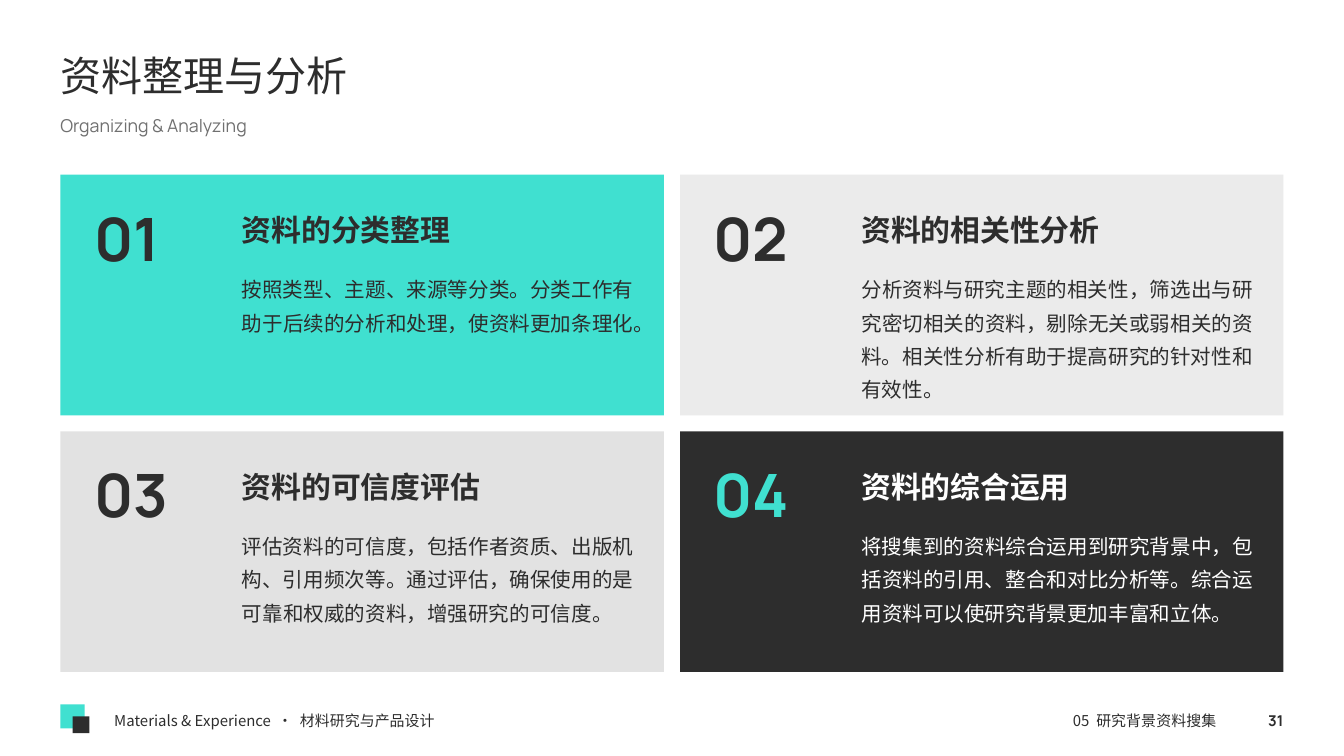
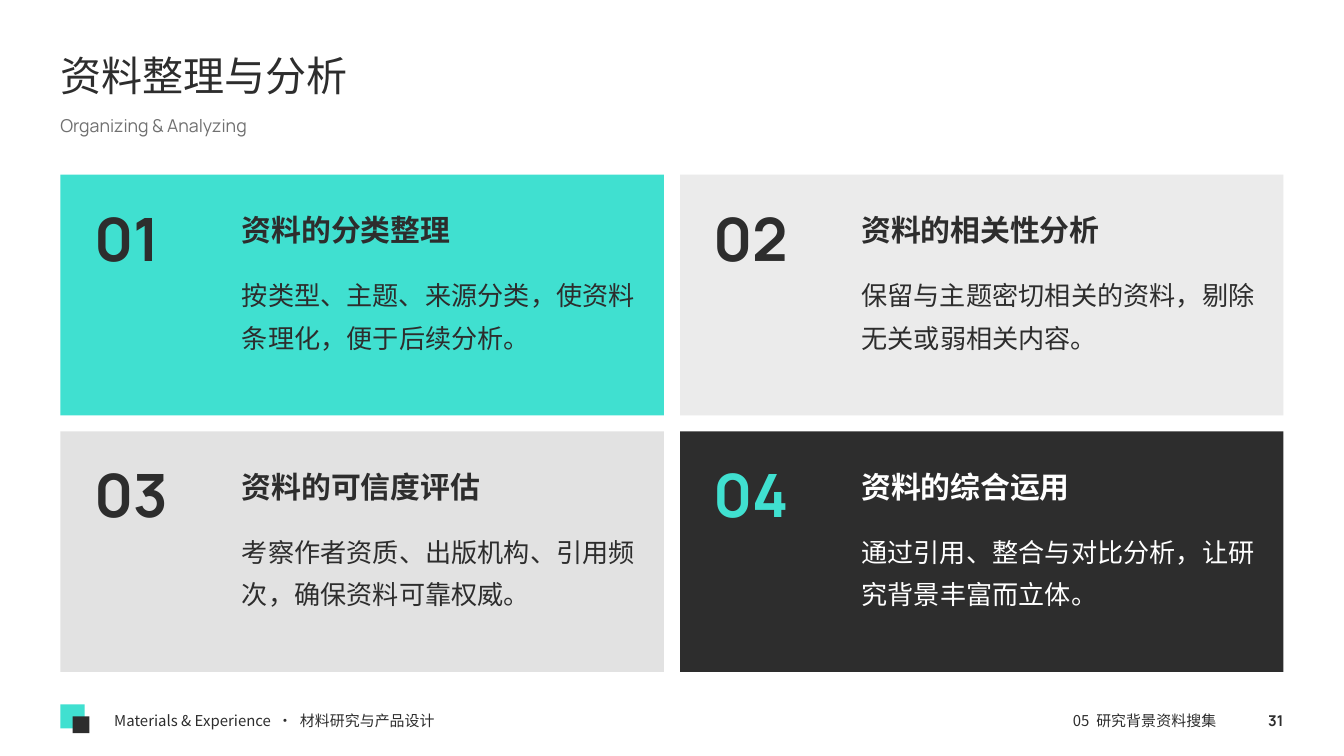
Before and after one commit to memoryzm214/Ericzm214, a slide deck: slide 31 of courses/第3课_学术论文研究背景撰写技巧.pptx. Drawn at 1344x756 pixels with LibreOffice and Linux fonts; fonts in the diff are those of the drawing. Boxes give left, top, right and bottom in pixels: in the first picture for what was removed or moved away, otherwise in the second. Text is boxed around its words. In the diff, an @@ line names an element or a change of style, - is before the commit and + after.

```diff
--- a/courses/第3课_学术论文研究背景撰写技巧.pptx
+++ b/courses/第3课_学术论文研究背景撰写技巧.pptx
@@ text at <box>242,283,635,351</box>: text changed; size 11 to 14 pt @@
-按照类型、主题、来源等分类。分类工作有助于后续的分析和处理，使资料更加条理化。
+按类型、主题、来源分类，使资料条理化，便于后续分析。
@@ text at <box>861,283,1254,350</box>: text changed; size 11 to 14 pt @@
-分析资料与研究主题的相关性，筛选出与研究密切相关的资料，剔除无关或弱相关的资料。相关性分析有助于提高研究的针对性和有效性。
+保留与主题密切相关的资料，剔除无关或弱相关内容。
@@ text at <box>242,540,635,607</box>: text changed; size 11 to 14 pt @@
-评估资料的可信度，包括作者资质、出版机构、引用频次等。通过评估，确保使用的是可靠和权威的资料，增强研究的可信度。
+考察作者资质、出版机构、引用频次，确保资料可靠权威。
@@ text at <box>861,540,1254,606</box>: text changed; size 11 to 14 pt @@
-将搜集到的资料综合运用到研究背景中，包括资料的引用、整合和对比分析等。综合运用资料可以使研究背景更加丰富和立体。
+通过引用、整合与对比分析，让研究背景丰富而立体。
```
Also in this commit, not shown: 20 other slides changed.
